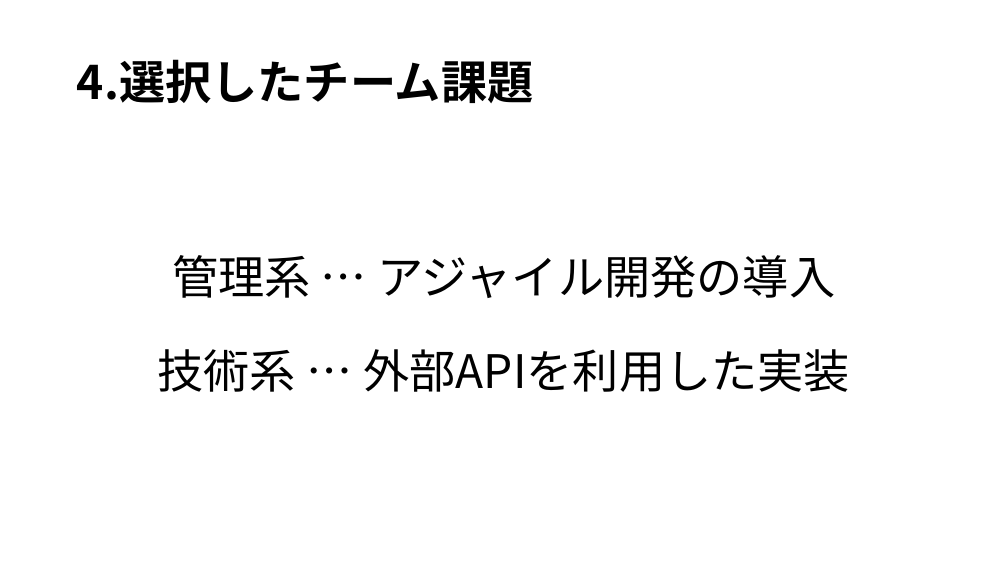
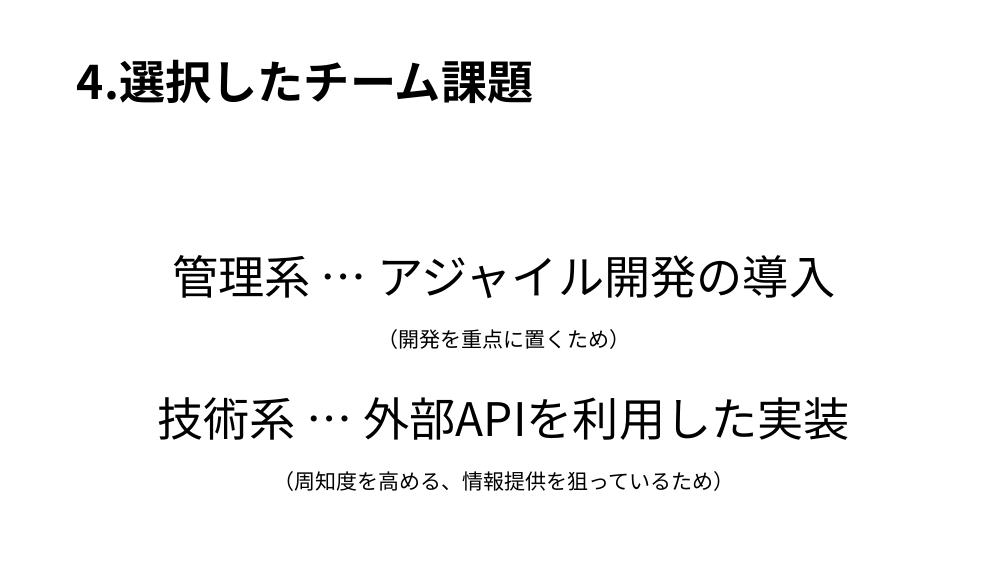
Before and after one commit to kazukiyoshida96/PM-, a slide deck: slide 7 of ＰＭ学科専用2.pptx (slide 6 before the commit). Drawn at 1008x567 pixels with LibreOffice and Linux fonts; fonts in the diff are those of the drawing. Boxes give left, top, right and bottom in pixels: in the first picture for what was removed or moved away, otherwise in the second. Text is boxed around its words. In the diff, an @@ line names an element or a change of style, - is before the commit and + after.

```diff
--- a/ＰＭ学科専用2.pptx
+++ b/ＰＭ学科専用2.pptx
@@ text at [378,329,630,349]: paragraph added @@
+（開発を重点に置くため）
@@ text at [273,471,735,491]: paragraph added @@
+（周知度を高める、情報提供を狙っているため）
```
Also in this commit, not shown: 4 other slides changed, 2 slides added.
